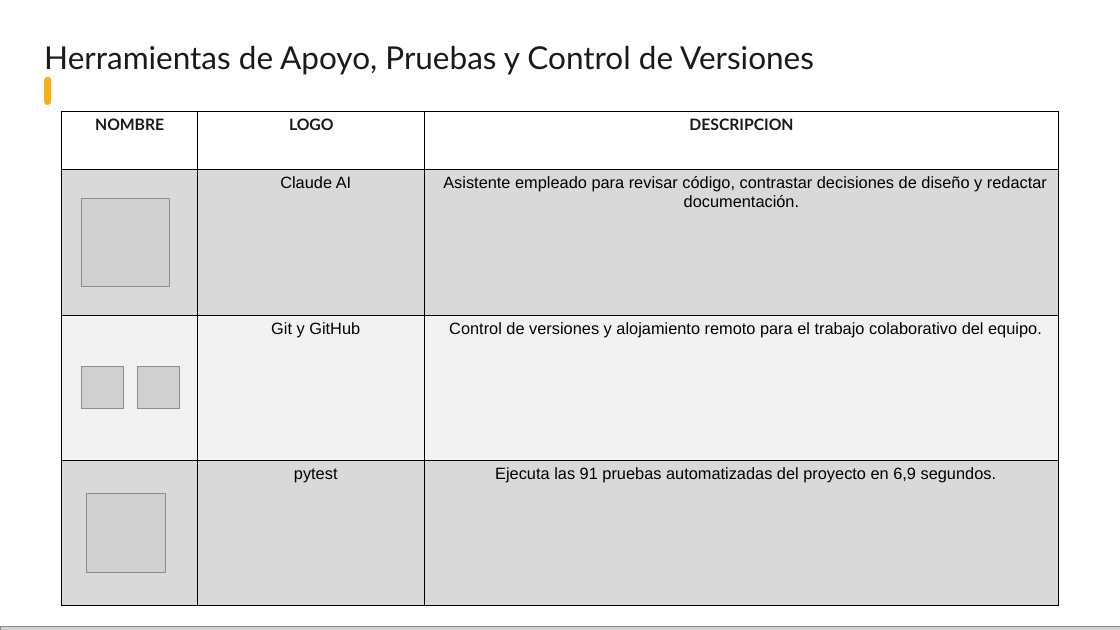
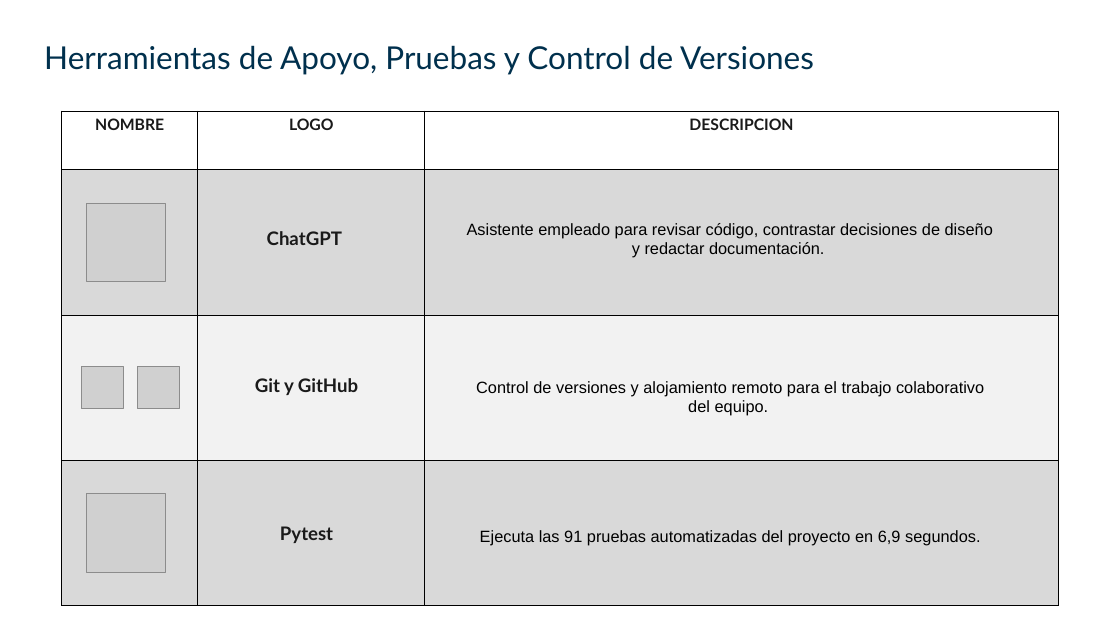
Before and after one commit to Brandonpyjv/Mediapp, a slide deck: slide 31 of docs tesis/exposicion/MediApp - Sustentación.pptx. Drawn at 1120x630 pixels with LibreOffice and Linux fonts; fonts in the diff are those of the drawing; grey boxes stand for pictures; background and template pictures are left out. Boxes give left, top, right and bottom in pixels: in the first picture for what was removed or moved away, otherwise in the second. Text is boxed around its words. In the diff, an @@ line names an element or a change of style, - is before the commit and + after.

```diff
--- a/docs tesis/exposicion/MediApp - Sustentación.pptx
+++ b/docs tesis/exposicion/MediApp - Sustentación.pptx
@@ text "Herramientas de Apoyo, Pruebas y ..." at [44,45,814,75]: text colour #1A1A1A to #00304D @@
@@ rounded rectangle removed at [45,77,51,105] @@
@@ table at [62,111,1060,606] @@
-row 2, column 2: Claude AI
+row 2, column 2: 
-row 2, column 3: Asistente empleado para revisar código, contrastar decisiones de diseño y redactar documentación.
+row 2, column 3: 
-row 3, column 2: Git y GitHub
+row 3, column 2: 
-row 3, column 3: Control de versiones y alojamiento remoto para el trabajo colaborativo del equipo.
+row 3, column 3: 
-row 4, column 2: pytest
+row 4, column 2: 
-row 4, column 3: Ejecuta las 91 pruebas automatizadas del proyecto en 6,9 segundos.
+row 4, column 3: 
@@ picture: place and size @@
-picture at [82,198,171,287]
+picture at [87,203,166,282]
@@ text added at [267,231,342,245], 16 pt, text #1A1A1A, bold @@
+ChatGPT
@@ text added at [467,223,993,258], 14 pt, text none @@
+Asistente empleado para revisar código, contrastar decisiones de diseño y redactar documentación.
@@ text added at [255,378,358,395], 16 pt, text #1A1A1A, bold @@
+Git y GitHub
@@ text added at [476,381,984,416], 14 pt, text none @@
+Control de versiones y alojamiento remoto para el trabajo colaborativo del equipo.
@@ text added at [280,526,333,543], 16 pt, text #1A1A1A, bold @@
+Pytest
@@ text added at [480,530,980,546], 14 pt, text none @@
+Ejecuta las 91 pruebas automatizadas del proyecto en 6,9 segundos.
@@ picture removed at [0,627,1120,630] @@
```
Also in this commit, not shown: 35 other slides changed, 2 slides added, 2 slides removed, 9 other files.
